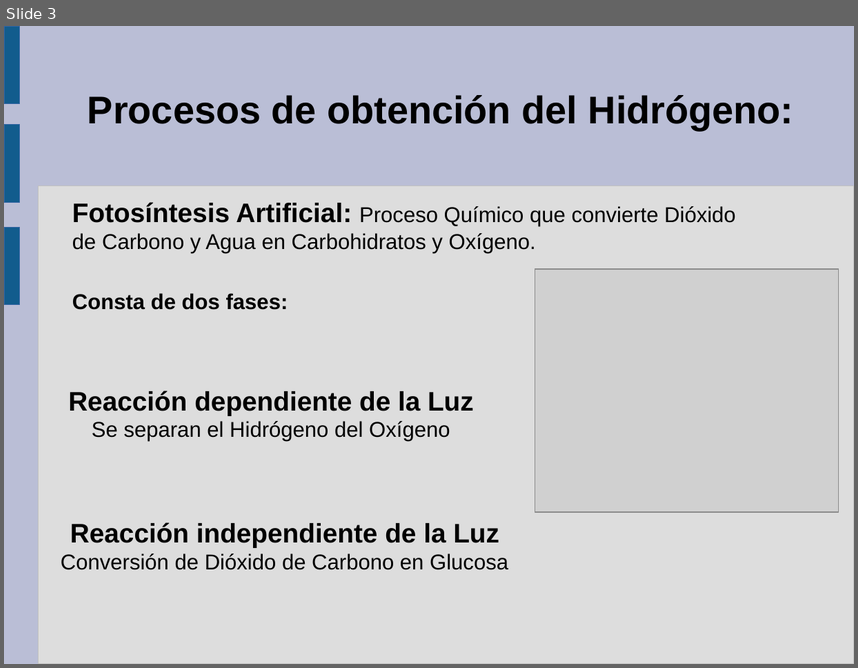
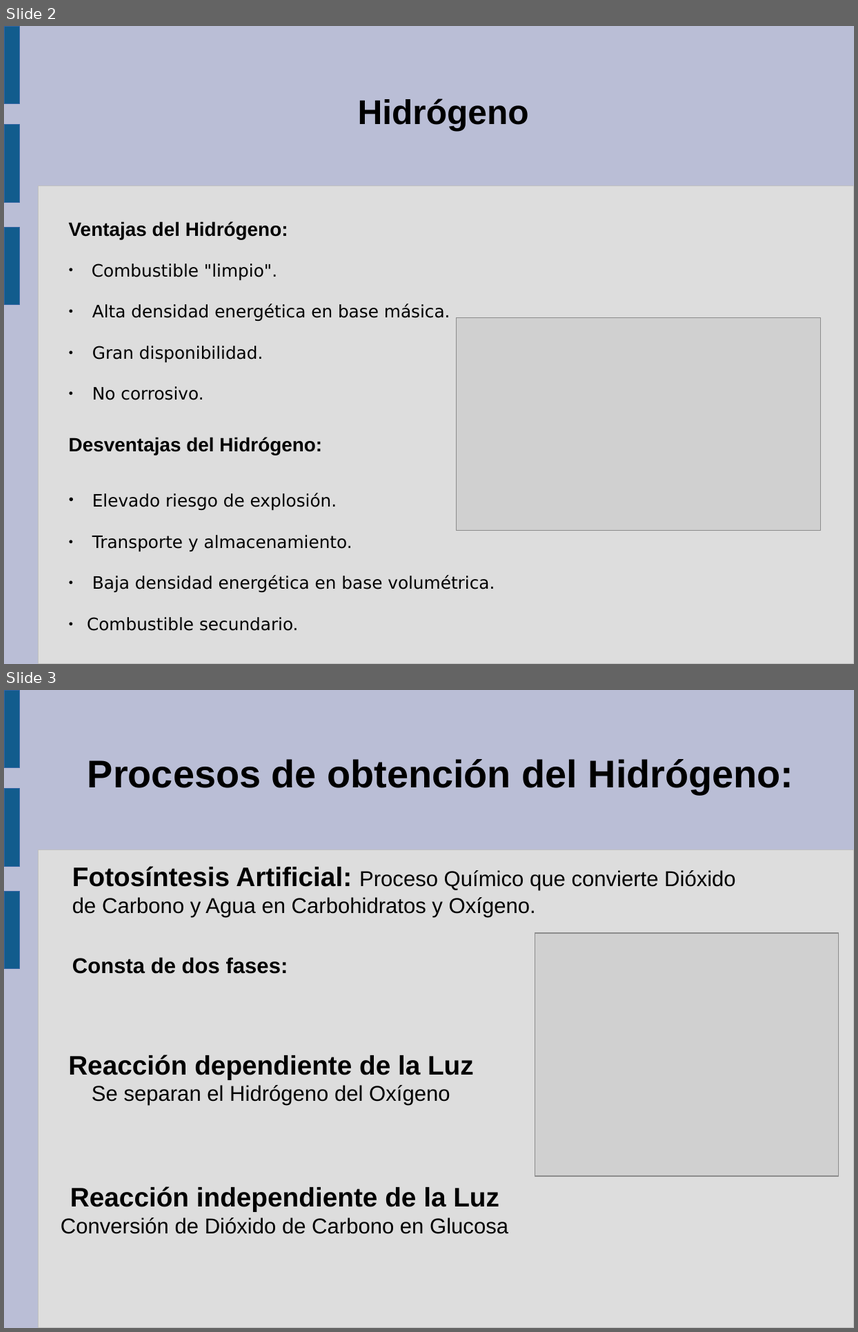
Before and after one commit to guanucoluis/proyecto5r1, a slide deck: Catedras/Tecnologia/Diapositiva de Gonzalo.odp. Shown one above the other, each under a label of ours: slide 3 before the commit, slides 2 and 3 after it. The pictures are 858x668 and 858x1332 pixels, drawn with LibreOffice and Linux fonts; fonts in the diff are those of the drawing; grey boxes stand for pictures. Boxes give left, top, right and bottom in pixels: in the first picture for what was removed or moved away, otherwise in the second. Text is boxed around its words. In the diff, an @@ line names an element or a change of style, - is before the commit and + after.

```diff
--- a/Catedras/Tecnologia/Diapositiva de Gonzalo.odp
+++ b/Catedras/Tecnologia/Diapositiva de Gonzalo.odp
@@ slide 2 added at (4,26,854,664), background #BABED6; not listed: 4 template elements that a slide beside it also shows @@
@@ text added at (358,98,529,130), 32 pt, text #000000, bold @@
+Hidrógeno
@@ text added at (69,221,288,239), 18 pt, text #000000, bold @@
+Ventajas del Hidrógeno:
@@ text added at (92,263,450,400), 16 pt, text #000000 @@
+● Combustible "limpio".
+● Alta densidad energética en base másica.
+● Gran disponibilidad.
+● No corrosivo.
@@ picture added at (457,318,821,530) @@
@@ text added at (69,437,322,455), 18 pt, text #000000, bold @@
+Desventajas del Hidrógeno:
@@ text added at (87,492,495,630), 16 pt, text #000000 @@
+● Elevado riesgo de explosión.
+● Transporte y almacenamiento.
+● Baja densidad energética en base volumétrica.
+● Combustible secundario.
```
Also in this commit, not shown: 4 slides changed, 5 other slides added, 5 slides removed.
